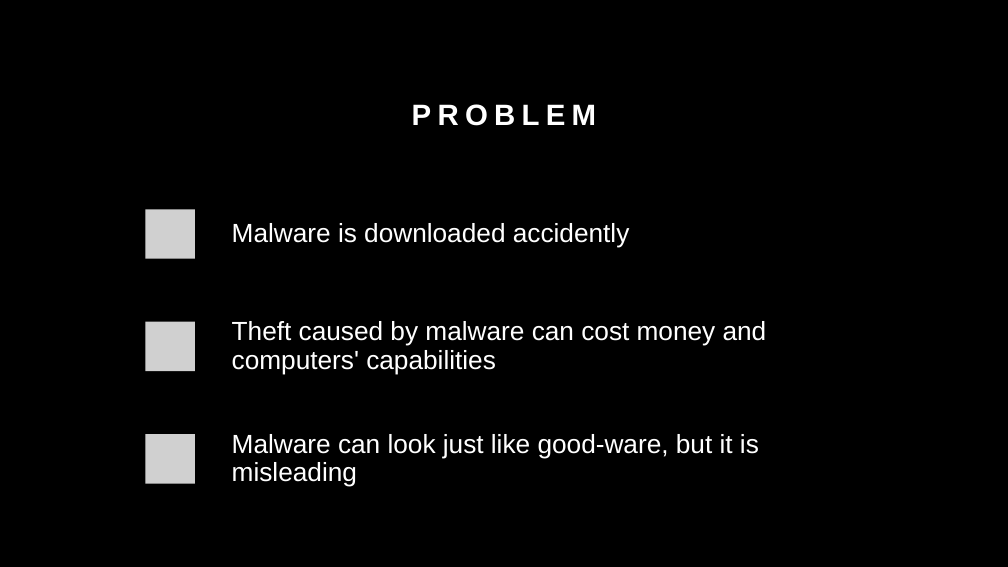
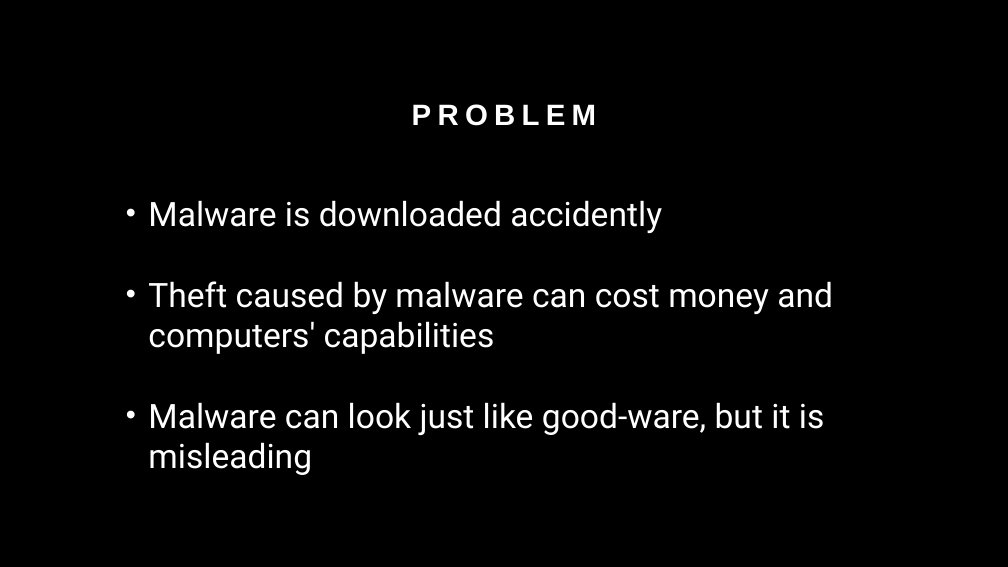
Before and after one commit to rabiddoughnuts/CS4840, a slide deck: slide 2 of Final/Presentation.pptx. Drawn at 1008x567 pixels with LibreOffice and Linux fonts; fonts in the diff are those of the drawing; grey boxes stand for pictures. Boxes give left, top, right and bottom in pixels: in the first picture for what was removed or moved away, otherwise in the second. Text is boxed around its words. In the diff, an @@ line names an element or a change of style, - is before the commit and + after.

```diff
--- a/Final/Presentation.pptx
+++ b/Final/Presentation.pptx
@@ text added at [148,200,833,475], 32 pt, text #FFFFFF @@
+• Malware is downloaded accidently
+• Theft caused by malware can cost money and computers' capabilities
+• Malware can look just like good-ware, but it is misleading
@@ group removed at [118,189,882,504]: 3 rounded rectangles, 3 pictures, 3 texts @@
-Malware is downloaded accidently
-Theft caused by malware can cost money and computers' capabilities
-Malware can look just like good-ware, but it is misleading
```
Also in this commit, not shown: 1 other file.
